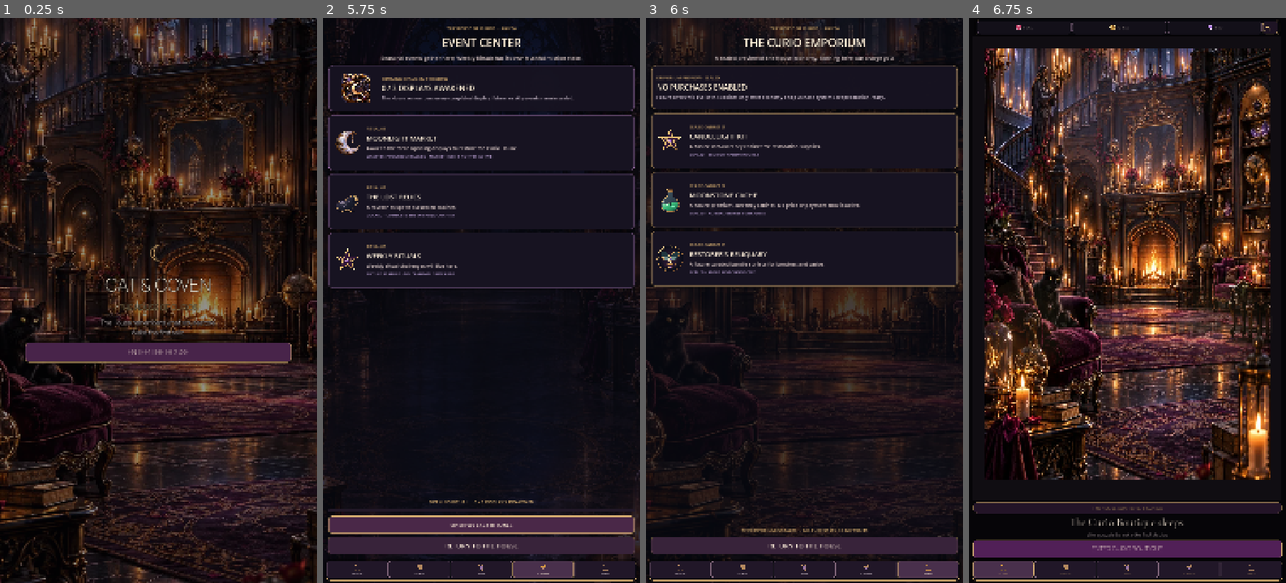
Above: before the commit, frames 1-4 (left to right).
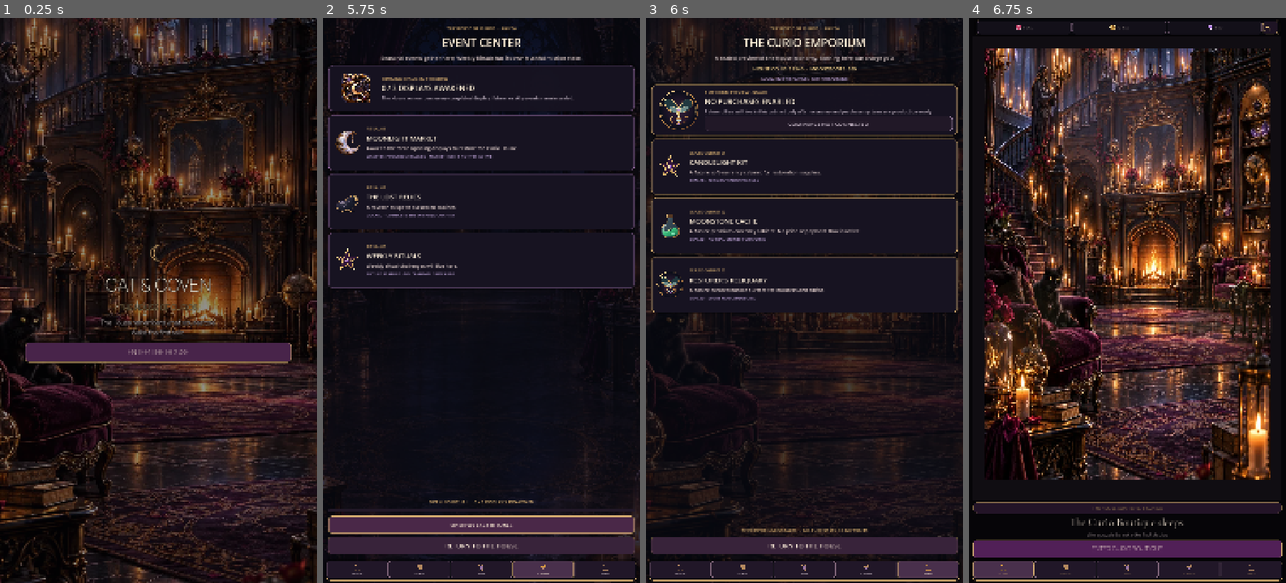
Above: after the commit, the same moments.

Repository: Jay-prodesign/akilta-match3
Game: Godot game, scene res://src/app/app_bootstrap.tscn
The game is run twice, just before and just after one commit, with the same random seed, the same clock (stepped at 60 frames per second) and the same inputs.
Inputs (mouse positions are in pixels of both pictures, inside the frame that each line leads up to):
- Up to frame 1 (0.25 s): no input
- Up to frame 2 (5.75 s): click "ENTER THE HOUSE" at 0.5 s; click "ENTER CURIO BOUTIQUE" at 1.25 s; click (357, 571) at 2 s; click "ENTER CURIO BOUTIQUE" at 2.75 s; click (418, 571) at 3.5 s; click (481, 571) at 4.25 s; click (541, 571) at 5 s
- Up to frame 3 (6 s): click (928, 571) at 5.75 s
- Up to frame 4 (6.75 s): click (1003, 571) at 6.5 s

Frames 1-2 are identical in both runs. In frame 3, 9.5% of the frame differs, in the area x 1-99%, y 8-53%; in frame 4, nothing differs.

Commit message:
Shop: complete truthful review-disabled state
* Complete truthful review-disabled Shop contract

* Use deterministic Shop currency formatting

* Verify review-disabled Shop contract in render journey

* Verify truthful Shop currency and disabled commerce state

* Gate truthful Shop preview outcome

Diff:
--- a/src/app/app_bootstrap.gd
+++ b/src/app/app_bootstrap.gd
@@ -328,7 +328,9 @@
 	button.add_theme_stylebox_override("normal", normal)
 	button.add_theme_stylebox_override("hover", hover)
 	button.add_theme_stylebox_override("pressed", hover)
+	button.add_theme_stylebox_override("disabled", normal)
 	button.add_theme_color_override("font_color", Color("#FFF0D8"))
+	button.add_theme_color_override("font_disabled_color", Color("#CFC0CF"))
 	button.add_theme_font_size_override("font_size", 19)
 
 func _on_missions_back() -> void:
@@ -429,6 +431,23 @@
 	detail.add_theme_constant_override("outline_size", 2)
 	detail.add_theme_font_size_override("font_size", 18)
 	layout.add_child(detail)
+	if not is_profile and not is_events:
+		var currency_summary := Label.new()
+		currency_summary.name = "ShopCurrencySummary"
+		currency_summary.text = "HOUSE COINS  %d  ·  MOONSTONES  %d" % [int(progress.coins) if progress != null else 0, int(progress.gems) if progress != null else 0]
+		currency_summary.horizontal_alignment = HORIZONTAL_ALIGNMENT_CENTER
+		currency_summary.add_theme_color_override("font_color", Color("#F2D08B"))
+		currency_summary.add_theme_color_override("font_outline_color", Color("#080710", 0.86))
+		currency_summary.add_theme_constant_override("outline_size", 2)
+		currency_summary.add_theme_font_size_override("font_size", 17)
+		layout.add_child(currency_summary)
+		var currency_truth := Label.new()
+		currency_truth.name = "ShopCurrencyTruth"
+		currency_truth.text = "LOCAL REVIEW BALANCES · NOT PURCHASABLE"
+		currency_truth.horizontal_alignment = HORIZONTAL_ALIGNMENT_CENTER
+		currency_truth.add_theme_color_override("font_color", Color("#BFA5D8"))
+		currency_truth.add_theme_font_size_override("font_size", 13)
+		layout.add_child(currency_truth)
 
 	var hero := PanelContainer.new()
 	hero.name = "FeatureHero"
@@ -459,6 +478,15 @@
 		event_hero_art.stretch_mode = TextureRect.STRETCH_KEEP_ASPECT_CENTERED
 		event_hero_art.mouse_filter = Control.MOUSE_FILTER_IGNORE
 		hero_row.add_child(event_hero_art)
+	elif not is_profile:
+		var shop_hero_art := TextureRect.new()
+		shop_hero_art.name = "ShopFeaturedOfferArt"
+		shop_hero_art.custom_minimum_size = Vector2(150, 128)
+		shop_hero_art.texture = PieceAssetLoader.ornament("res://assets/curios/ch01_curio_moth_reliquary.svg")
+		shop_hero_art.expand_mode = TextureRect.EXPAND_IGNORE_SIZE
+		shop_hero_art.stretch_mode = TextureRect.STRETCH_KEEP_ASPECT_CENTERED
+		shop_hero_art.mouse_filter = Control.MOUSE_FILTER_IGNORE
+		hero_row.add_child(shop_hero_art)
 	var hero_copy := VBoxContainer.new()
 	hero_copy.name = "HeroCopy"
 	hero_copy.size_flags_horizontal = Control.SIZE_EXPAND_FILL
@@ -487,6 +515,14 @@
 	hero_body.add_theme_color_override("font_color", Color("#CFC0CF"))
 	hero_body.add_theme_font_size_override("font_size", 16)
 	hero_copy.add_child(hero_body)
+	if not is_profile and not is_events:
+		var disabled_action := Button.new()
+		disabled_action.name = "ShopDisabledAction"
+		disabled_action.text = "COMMERCE NOT CONNECTED"
+		disabled_action.custom_minimum_size.y = 52
+		_style_meta_action(disabled_action, false)
+		disabled_action.disabled = true
+		hero_copy.add_child(disabled_action)
 
 	var card_scroll := ScrollContainer.new()
 	card_scroll.name = "FeatureCardScroll"
--- a/tests/integration/test_first_player_journey.gd
+++ b/tests/integration/test_first_player_journey.gd
@@ -177,6 +177,14 @@
 	_expect(shop_preview != null and shop_preview.name == "ShopScreen" and shop_preview.get_node("FeatureLayout/FeatureTitle").text == "THE CURIO EMPORIUM", "Shop must open directly from Events navigation")
 	_expect(shop_preview != null and shop_preview.get_node_or_null("ProductNavigation") != null, "Shop screen must retain shared product navigation")
 	_expect(shop_preview != null and shop_preview.get_node_or_null("FeatureLayout/NoPurchasesNotice") != null, "Shop must truthfully expose that purchases are disabled")
+	var shop_currency: Label = shop_preview.get_node_or_null("FeatureLayout/ShopCurrencySummary") as Label if shop_preview != null else null
+	var shop_truth: Label = shop_preview.get_node_or_null("FeatureLayout/ShopCurrencyTruth") as Label if shop_preview != null else null
+	var shop_offer_art: TextureRect = shop_preview.get_node_or_null("FeatureLayout/FeatureHero/HeroRow/ShopFeaturedOfferArt") as TextureRect if shop_preview != null else null
+	var shop_disabled_action: Button = shop_preview.get_node_or_null("FeatureLayout/FeatureHero/HeroRow/HeroCopy/ShopDisabledAction") as Button if shop_preview != null else null
+	_expect(shop_currency != null and shop_currency.text.contains("HOUSE COINS") and shop_currency.text.contains("MOONSTONES"), "Shop must expose real local currency balances")
+	_expect(shop_truth != null and shop_truth.text.contains("NOT PURCHASABLE"), "Shop balances must be explicitly non-purchasable")
+	_expect(shop_offer_art != null and shop_offer_art.texture != null, "Shop featured offer must own content artwork")
+	_expect(shop_disabled_action != null and shop_disabled_action.disabled, "Shop commerce CTA must remain disabled before commerce is connected")
 	if shop_preview != null:
 		shop_preview.get_node("ProductNavigation/Scroll/Items/NavHouse").emit_signal("pressed")
 	await process_frame
--- a/tests/visual/capture_three_level_progression.gd
+++ b/tests/visual/capture_three_level_progression.gd
@@ -106,11 +106,21 @@
 	if String(app.current_route_name()) != "shop" or app.current_screen() == null or app.current_screen().name != "ShopScreen":
 		return _fail(app, "Shop must render as its own S11 route-backed screen")
 	var shop_notice: Label = app.current_screen().get_node_or_null("FeatureLayout/NoPurchasesNotice") as Label
+	var shop_currency: Label = app.current_screen().get_node_or_null("FeatureLayout/ShopCurrencySummary") as Label
+	var shop_truth: Label = app.current_screen().get_node_or_null("FeatureLayout/ShopCurrencyTruth") as Label
 	var shop_hero_title: Label = app.current_screen().get_node_or_null("FeatureLayout/FeatureHero/HeroRow/HeroCopy/FeatureHeroTitle") as Label
+	var shop_art: TextureRect = app.current_screen().get_node_or_null("FeatureLayout/FeatureHero/HeroRow/ShopFeaturedOfferArt") as TextureRect
+	var shop_disabled_action: Button = app.current_screen().get_node_or_null("FeatureLayout/FeatureHero/HeroRow/HeroCopy/ShopDisabledAction") as Button
 	if shop_notice == null or not shop_notice.text.contains("NO PURCHASES OR PAYMENTS"):
 		return _fail(app, "Shop must truthfully expose that purchases are disabled")
+	if shop_currency == null or not shop_currency.text.contains("HOUSE COINS  12700") or not shop_currency.text.contains("MOONSTONES  523"):
+		return _fail(app, "Shop currency summary must reflect persisted review balances")
+	if shop_truth == null or not shop_truth.text.contains("NOT PURCHASABLE"):
+		return _fail(app, "Shop currency summary must not imply commerce availability")
 	if shop_hero_title == null or shop_hero_title.text != "NO PURCHASES ENABLED":
 		return _fail(app, "Shop hero must remain an admitted unavailable state")
+	if shop_art == null or shop_art.texture == null or shop_disabled_action == null or not shop_disabled_action.disabled:
+		return _fail(app, "Shop featured offer must provide art with a disabled commerce CTA")
 	if not await _save(app, "progression-final-shop.png"):
 		return
 	app.current_screen().get_node("FeatureLayout/BackToHouse").emit_signal("pressed")
Not shown, changed: .github/workflows/p0-headless.yml
Not shown, changed: .github/workflows/p0-visual.yml
